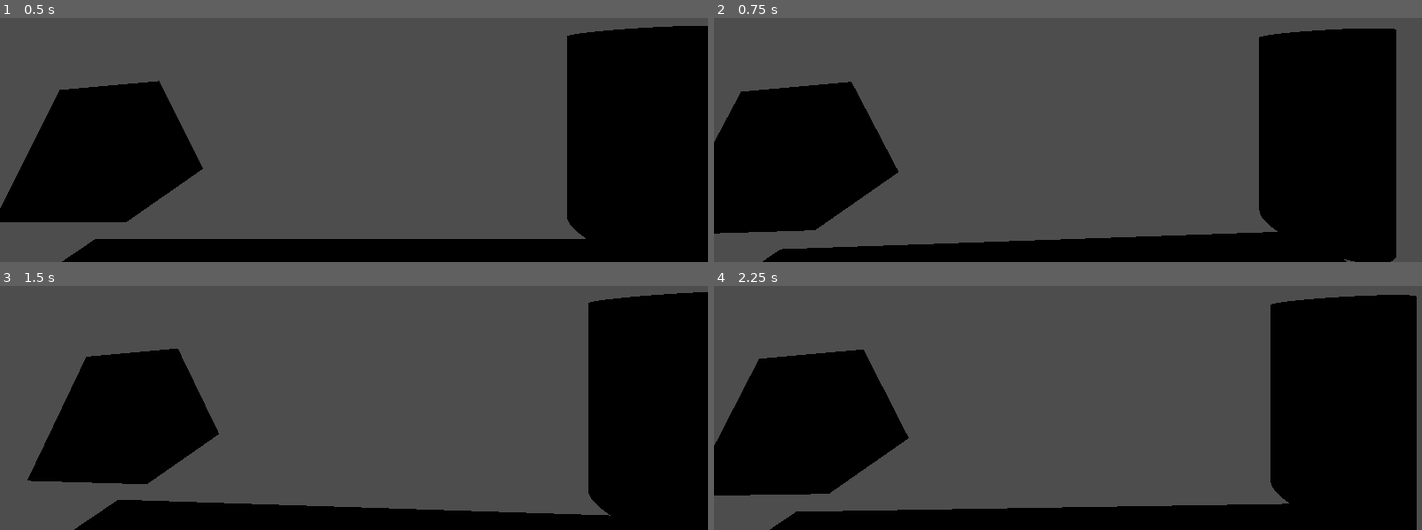
Above: before the commit, frames 1-4 (two rows, left to right).
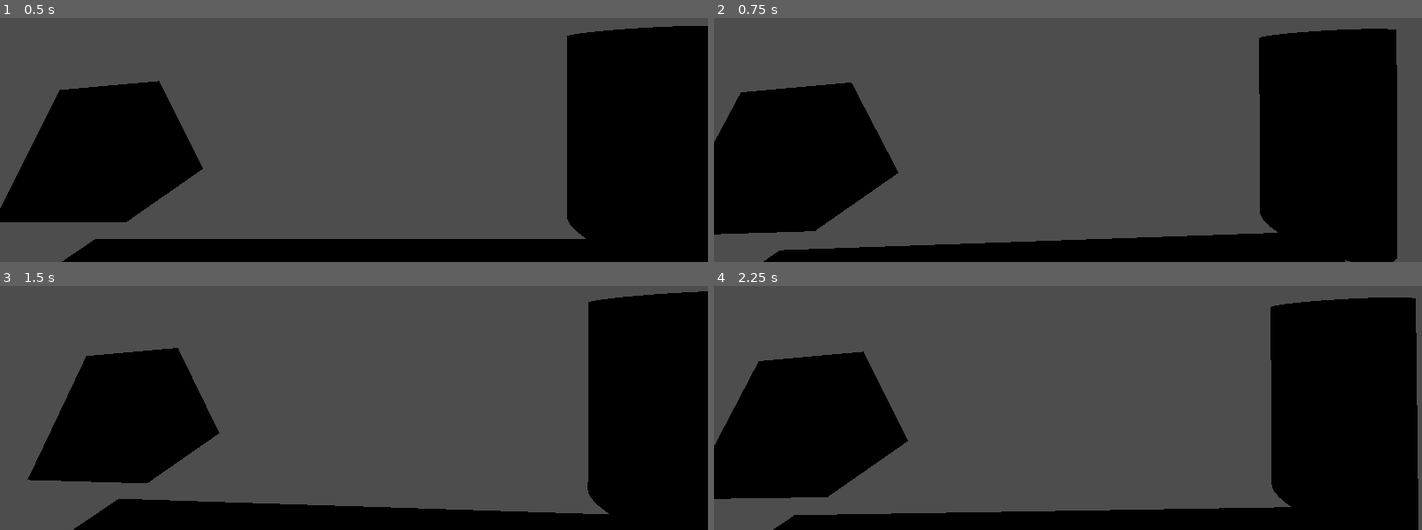
Above: after the commit, the same moments.

Repository: nxmsdev/Godot-Mouse-Sensitivity-cm-per-360
Game: Godot game, scene res://testing_range.tscn
Same seed, same stepped clock (60 frames per second), same inputs: the game is played once before the commit and once after it.
Inputs (mouse positions are in pixels of both pictures, inside the frame that each line leads up to):
- Up to frame 1 (0.5 s): no input
- Up to frame 2 (0.75 s): tap Enter at 0.5 s; move the mouse to (1103, 61) at 0.52 s
- Up to frame 3 (1.5 s): tap Space at 1.25 s; move the mouse to (318, 332) at 1.27 s
- Up to frame 4 (2.25 s): tap Enter at 2 s; move the mouse to (1082, 325) at 2.02 s

Frame 1 is identical in both runs. In frame 2, 0.6% of the frame differs, in the area x 0-97%, y 4-100%; in frame 3, 0.5%; in frame 4, 2.0%, in the area x 0-100%, y 3-100%.

Commit message:
Fix camera rotation

Diff:
--- a/player.gd
+++ b/player.gd
@@ -18,11 +18,11 @@
 		self.rotation.y = wrapf(self.rotation.y, deg_to_rad(0.0), deg_to_rad(360.0))
 
 
-func get_head_rotation(event: InputEvent) -> void:
+func camera_rotation(event: InputEvent) -> void:
 	if event is InputEventMouseMotion:
-		head_rotation.x -= event.relative.y * deg_to_rad(deg_per_mouse_count)
+		%Camera3D.rotation.x -= event.relative.y * deg_to_rad(deg_per_mouse_count)
 
-		head_rotation.x = clampf(head_rotation.x, -deg_to_rad(head_rotation_limit), deg_to_rad(head_rotation_limit))
+		%Camera3D.rotation.x = clampf(%Camera3D.rotation.x, -deg_to_rad(head_rotation_limit), deg_to_rad(head_rotation_limit))
 
 func _ready():
 	var counts_per_cm := base_dpi / CM_PER_INCH
@@ -34,4 +34,4 @@
 
 func _input(event: InputEvent) -> void:
 	body_rotation(event)
-	get_head_rotation(event)
+	camera_rotation(event)
--- a/player.tscn
+++ b/player.tscn
@@ -9,6 +9,7 @@
 script = ExtResource("1_4flbx")
 
 [node name="Camera3D" type="Camera3D" parent="."]
+unique_name_in_owner = true
 transform = Transform3D(1, 0, 0, 0, 1, 0, 0, 0, 1, 0, 1.7, 0)
 current = true
 
Not shown, changed: .gitignore
